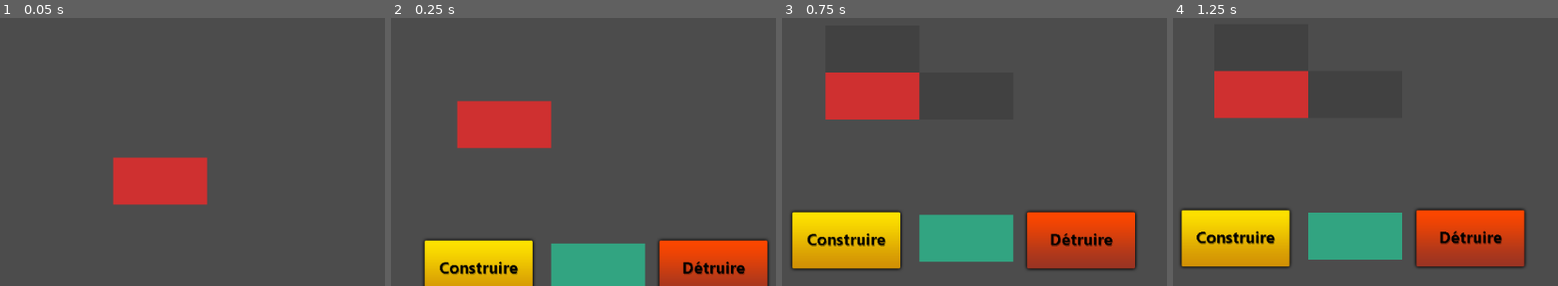
Above: before the commit, frames 1-4 (left to right).
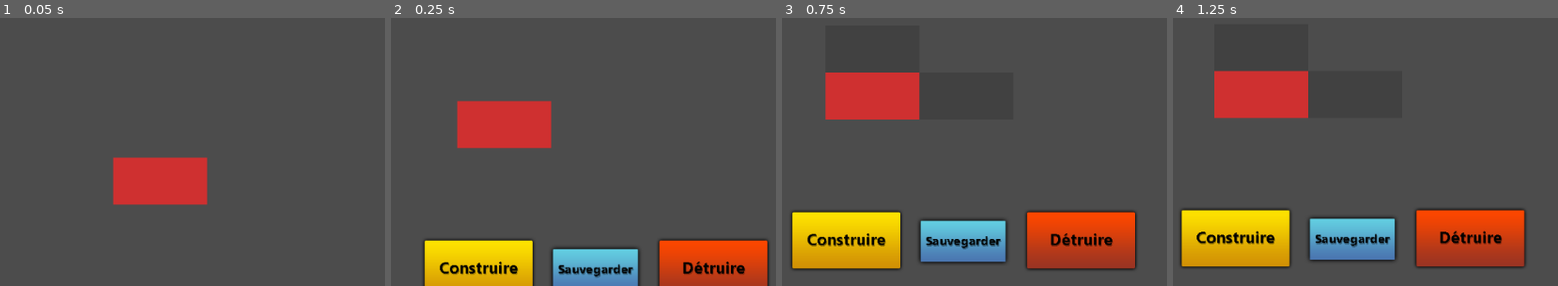
Above: after the commit, the same moments.

Repository: GeoffroyMuller/casino-manager
Game: Godot game, scene res://Scene/Main.tscn
Same seed, same stepped clock (60 frames per second), same inputs: the game is played once before the commit and once after it.
Inputs (mouse positions are in pixels of both pictures, inside the frame that each line leads up to):
- Up to frame 1 (0.05 s): no input
- Up to frame 2 (0.25 s): no input
- Up to frame 3 (0.75 s): click (851, 245) at 0.5 s
- Up to frame 4 (1.25 s): no input

Frame 1 is identical in both runs. In frame 2, 3.9% of the frame differs, in the area x 41-67%, y 84-100%; in frame 3, 4.5%, in the area x 35-61%, y 73-92%; in frame 4, 4.4%.

Commit message:
implement button

Diff:
--- a/Scene/Main.tscn
+++ b/Scene/Main.tscn
@@ -1,17 +1,18 @@
-[gd_scene load_steps=15 format=2]
+[gd_scene load_steps=16 format=2]
 
 [ext_resource path="res://Scene/Script/Grid_casino.gd" type="Script" id=1]
 [ext_resource path="res://Scene/Script/allRoom.gd" type="Script" id=2]
 [ext_resource path="res://Scene/Script/Camera2D.gd" type="Script" id=3]
 [ext_resource path="res://Scene/room_menu.tscn" type="PackedScene" id=4]
-[ext_resource path="res://Sprite/New Piskel(1).png" type="Texture" id=5]
-[ext_resource path="res://Scene/Script/SaveButton.gd" type="Script" id=6]
-[ext_resource path="res://Sprite/Buttons/Construire.png" type="Texture" id=7]
-[ext_resource path="res://Sprite/Buttons/ConstruireAp.png" type="Texture" id=8]
-[ext_resource path="res://Sprite/Buttons/Detruire.png" type="Texture" id=9]
-[ext_resource path="res://Sprite/Buttons/DetruireAp.png" type="Texture" id=10]
-[ext_resource path="res://Scene/Script/lostClick.gd" type="Script" id=11]
-[ext_resource path="res://Sound/Pickup_Coin.wav" type="AudioStream" id=12]
+[ext_resource path="res://Sprite/Buttons/Save.png" type="Texture" id=5]
+[ext_resource path="res://Sprite/Buttons/SaveAp.png" type="Texture" id=6]
+[ext_resource path="res://Scene/Script/SaveButton.gd" type="Script" id=7]
+[ext_resource path="res://Sprite/Buttons/Construire.png" type="Texture" id=8]
+[ext_resource path="res://Sprite/Buttons/ConstruireAp.png" type="Texture" id=9]
+[ext_resource path="res://Sprite/Buttons/Detruire.png" type="Texture" id=10]
+[ext_resource path="res://Sprite/Buttons/DetruireAp.png" type="Texture" id=11]
+[ext_resource path="res://Scene/Script/lostClick.gd" type="Script" id=12]
+[ext_resource path="res://Sound/Pickup_Coin.wav" type="AudioStream" id=13]
 
 [sub_resource type="RectangleShape2D" id=2]
 extents = Vector2( 405.248, 11.9343 )
@@ -68,12 +69,13 @@
 anchor_top = 1.0
 anchor_right = 0.5
 anchor_bottom = 1.0
-margin_left = -64.0
-margin_top = 200.0
-margin_right = 68.0
-margin_bottom = 264.0
+margin_left = -120.0
+margin_top = 180.0
+margin_right = 110.0
+margin_bottom = 290.0
 texture_normal = ExtResource( 5 )
-script = ExtResource( 6 )
+texture_pressed = ExtResource( 6 )
+script = ExtResource( 7 )
 
 [node name="buildButton" type="TextureButton" parent="allRoom/Camera2D"]
 margin_left = -256.0
Not shown: 2 places in Scene/Main.tscn that only renumber resources
Not shown, added: Sprite/Buttons/Save.png.import
Not shown, added: Sprite/Buttons/SaveAp.png.import
